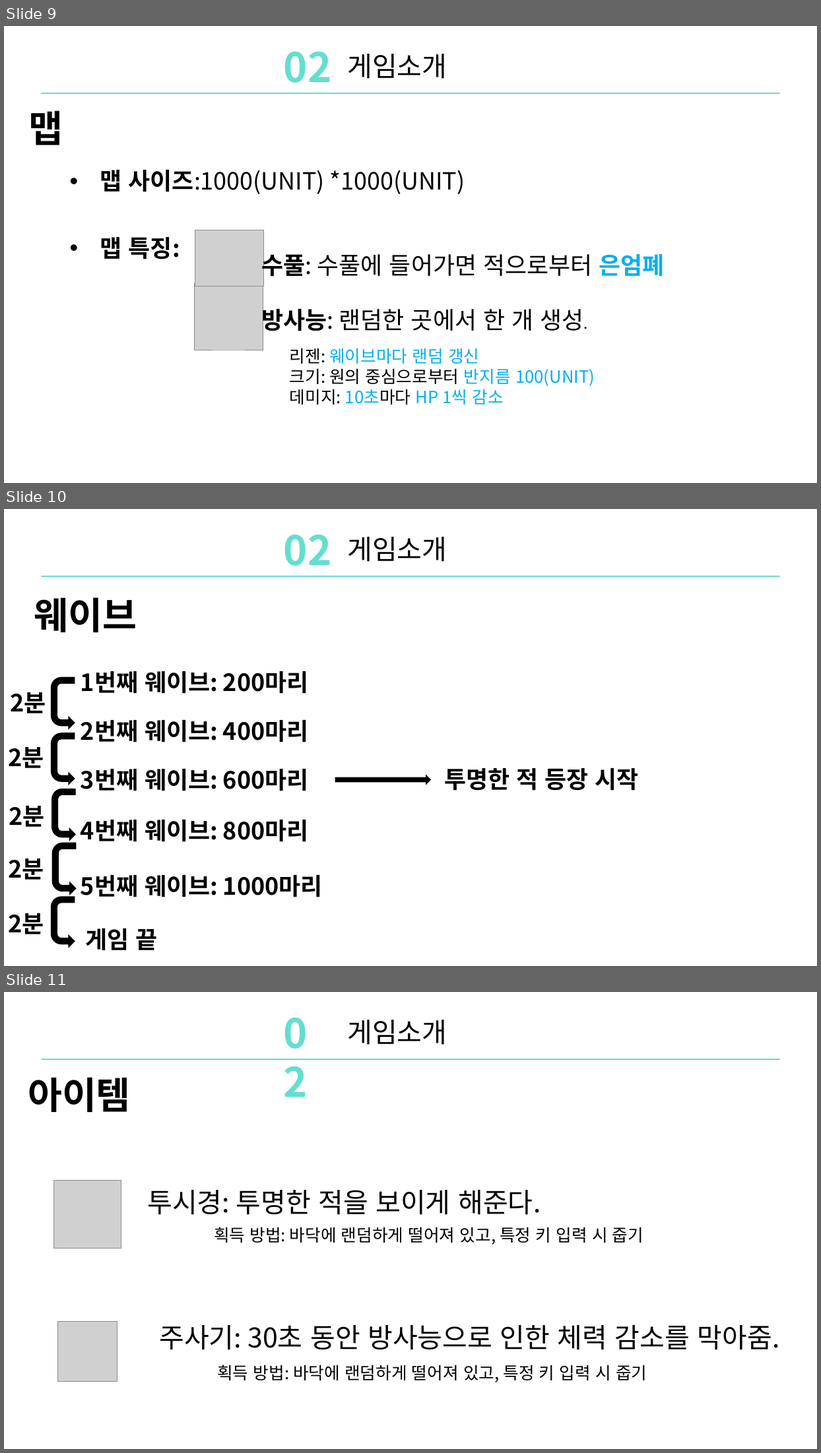
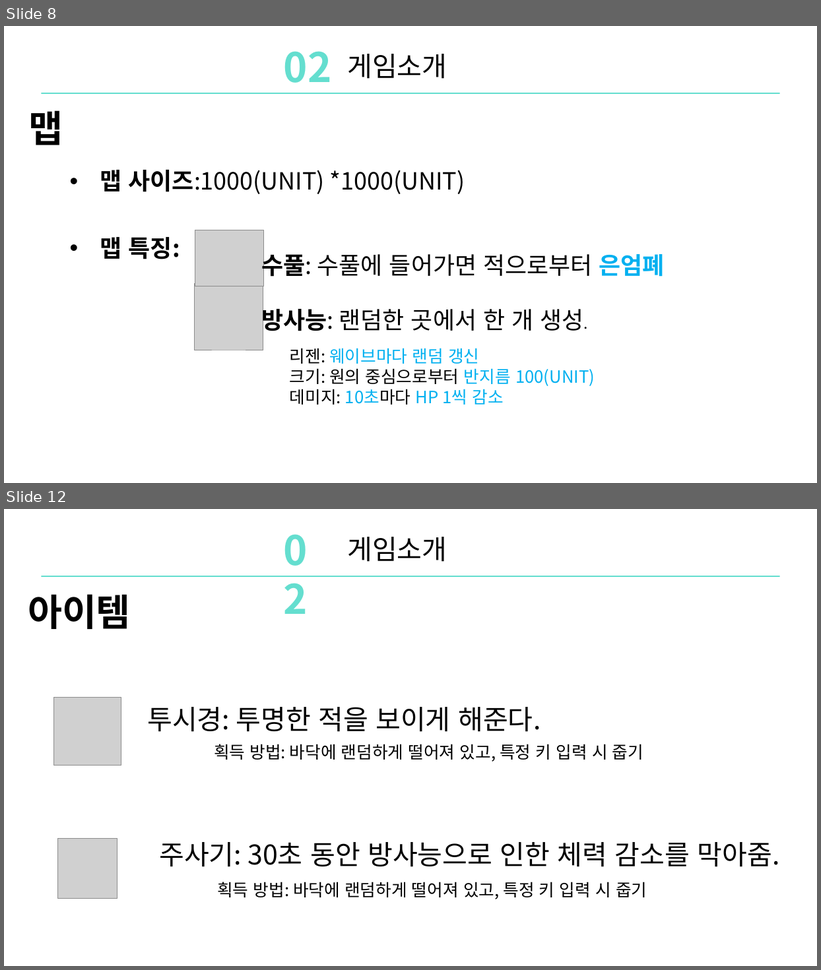
Before and after one commit to DoHanK/COLONY, a slide deck: 기획서/Colony_ppt발표.pptx. Shown one above the other, each under a label of ours: slides 9, 10 and 11 before the commit, slides 8 and 12 after it; the slides between them are not shown. The pictures are 821x1453 and 821x970 pixels, drawn with LibreOffice and Linux fonts; fonts in the diff are those of the drawing; grey boxes stand for pictures. Boxes give left, top, right and bottom in pixels: in the first picture for what was removed or moved away, otherwise in the second. Text is boxed around its words. In the diff, an @@ line names an element or a change of style, - is before the commit and + after.

```diff
--- a/기획서/Colony_ppt발표.pptx
+++ b/기획서/Colony_ppt발표.pptx
@@ slide 10 removed at <box>4,509,817,966</box>, background #FFFFFF @@
@@ text removed at <box>284,534,332,566</box> @@
-02
@@ text removed at <box>347,537,447,562</box> @@
-게임소개
@@ rectangle removed at <box>41,576,780,577</box> @@
@@ text removed at <box>34,597,137,632</box> @@
-웨이브
@@ uturn arrow removed at <box>51,677,74,729</box> @@
@@ text removed at <box>81,671,309,694</box> @@
-1번째 웨이브: 200마리
@@ text removed at <box>10,692,46,714</box> @@
-2분
@@ text removed at <box>81,720,309,743</box> @@
-2번째 웨이브: 400마리
@@ uturn arrow removed at <box>51,733,74,785</box> @@
@@ text removed at <box>9,747,44,768</box> @@
-2분
@@ text removed at <box>81,769,309,791</box> @@
-3번째 웨이브: 600마리
@@ right arrow removed at <box>336,776,431,784</box> @@
@@ text removed at <box>445,768,639,791</box> @@
-투명한 적 등장 시작
@@ uturn arrow removed at <box>52,789,75,840</box> @@
@@ text removed at <box>9,806,44,827</box> @@
-2분
@@ text removed at <box>81,820,309,842</box> @@
-4번째 웨이브: 800마리
@@ uturn arrow removed at <box>52,843,75,894</box> @@
@@ text removed at <box>9,859,44,880</box> @@
-2분
@@ text removed at <box>81,875,323,898</box> @@
-5번째 웨이브: 1000마리
@@ uturn arrow removed at <box>52,896,75,947</box> @@
@@ text removed at <box>9,914,44,935</box> @@
-2분
@@ text removed at <box>85,929,158,951</box> @@
-게임 끝
@@ what was slide 9 is now slide 8 @@
@@ what was slide 11 is now slide 12 @@
```
Also in this commit, not shown: 9 slides changed, 1 slide added.
